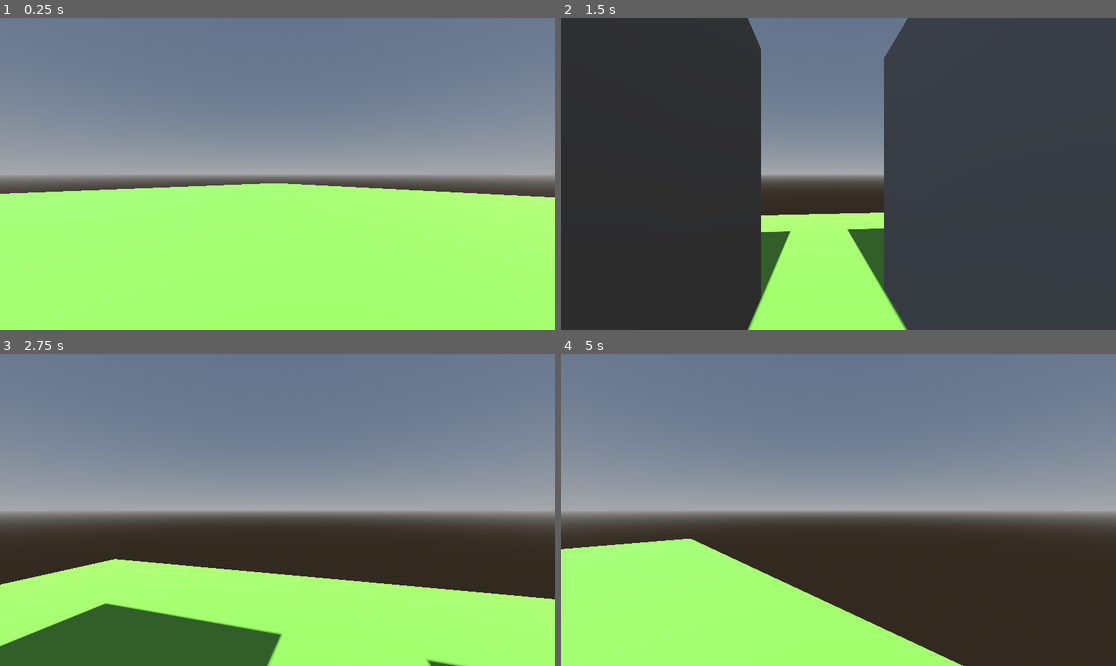
Above: before the commit, frames 1-4 (two rows, left to right).
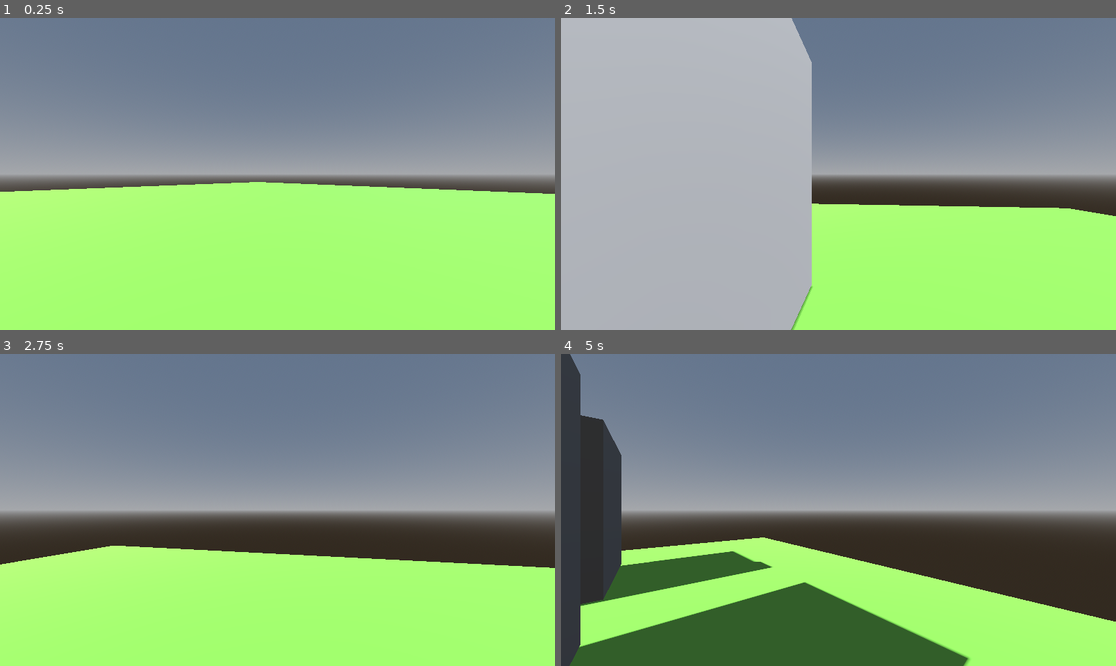
Above: after the commit, the same moments.

Repository: Xynthia/ShellShock
Game: Godot game, scene res://Scenes/testing_player_movement.tscn
The game is run twice, just before and just after one commit, with the same random seed, the same clock (stepped at 60 frames per second) and the same inputs.
Inputs (mouse positions are in pixels of both pictures, inside the frame that each line leads up to):
- Up to frame 1 (0.25 s): no input
- Up to frame 2 (1.5 s): move the mouse to (866, 174) at 0.52 s; hold D (TurnRight) 0.53-1.28 s; hold Alt (alt, bound only after the commit) 0.53-1.28 s; move the mouse to (810, 174) at 1.27 s; hold A (TurnLeft) from 1.28 s (still down); tap W (MoveFoward) at 1.35 s
- Up to frame 3 (2.75 s): tap Alt (alt, bound only after the commit) at 1.55 s; move the mouse to (288, 503) at 2.02 s; release A (TurnLeft) at 2.03 s; hold D (TurnRight) from 2.03 s (still down); hold Alt (alt, bound only after the commit) from 2.03 s (still down)
- Up to frame 4 (5 s): move the mouse to (832, 516) at 2.77 s; release Alt (alt, bound only after the commit) at 2.78 s; tap Alt (alt, bound only after the commit) at 2.85, 4.35 s; move the mouse to (877, 513) at 3.52 s; release D (TurnRight) at 3.53 s; hold Alt (alt, bound only after the commit) 3.53-4.28 s; hold A (TurnLeft) from 3.53 s (still down); tap W (MoveFoward) at 3.6 s; move the mouse to (794, 506) at 4.27 s

The runs differ from the first frame. In frame 1, 0.6% of the frame differs, in the area x 0-100%, y 52-58%; in frame 2, 85%, in the area x 0-100%, y 0-100%; in frame 3, 14%; in frame 4, 32%.

Commit message:
animation without flipping over
doesnt fully move over to the position of the visible on screen notifier.

but doesnt flip anymore

Diff:
--- a/Scenes/player.tscn
+++ b/Scenes/player.tscn
@@ -15,11 +15,12 @@
 
 [node name="Player" type="CharacterBody3D"]
 rotation_order = 0
+axis_lock_angular_y = true
 floor_block_on_wall = false
 script = ExtResource("1_v0iea")
 
 [node name="CollisionShape3D" type="CollisionShape3D" parent="."]
-transform = Transform3D(1.7, 0, 0, 0, 1.7, 0, 0, 0, 1.7, 0, 0, 0)
+transform = Transform3D(1.7, 0, 0, 0, -1.7, 1.4861872e-07, 0, -1.4861872e-07, -1.7, 0, 0, 0)
 rotation_order = 0
 shape = SubResource("CapsuleShape3D_f60y1")
 debug_color = Color(0.8522863, 0.0008484489, 0.89589584, 0.41960785)
@@ -30,6 +31,7 @@
 noise = SubResource("FastNoiseLite_cvnsp")
 
 [node name="Camera3D" type="Camera3D" parent="CameraPivot"]
+transform = Transform3D(-1, 0, 8.742278e-08, 0, 1, 0, -8.742278e-08, 0, -1, 0, 0, 0)
 
 [node name="CollisionShape3D" type="CollisionShape3D" parent="CameraPivot"]
 transform = Transform3D(10, 0, 0, 0, 10, 0, 0, 0, 10, 0, 0, 0)
--- a/Scripts/Player/player.gd
+++ b/Scripts/Player/player.gd
@@ -54,6 +54,9 @@
 
 	if Input.is_action_just_pressed("TurnRight"):
 		turn_to_walk_point(look_dir_2.RIGHT)
+
+	if Input.is_action_pressed("alt"):
+		Input.set_mouse_mode(Input.MOUSE_MODE_VISIBLE)
 
 	# Add the gravity.
 	if not is_on_floor():
@@ -123,15 +126,15 @@
 		match current_look_dir:
 			look_dir_3.LEFT:
 				if direction == look_dir_3.RIGHT:
-					look_to(walk_points_next_to_current_walk_point[look_dir_3.MIDDLE].position)
+					look_to(walk_points_next_to_current_walk_point[look_dir_3.MIDDLE])
 			look_dir_3.MIDDLE:
 				if direction == look_dir_3.LEFT:
-					look_to(walk_points_next_to_current_walk_point[look_dir_3.LEFT].position)
+					look_to(walk_points_next_to_current_walk_point[look_dir_3.LEFT])
 				else:
-					look_to(walk_points_next_to_current_walk_point[look_dir_3.RIGHT].position)
+					look_to(walk_points_next_to_current_walk_point[look_dir_3.RIGHT])
 			look_dir_3.RIGHT:
 				if direction == look_dir_3.LEFT:
-					look_to(walk_points_next_to_current_walk_point[look_dir_3.MIDDLE].position)
+					look_to(walk_points_next_to_current_walk_point[look_dir_3.MIDDLE])
 	else:
 		var current_look_dir : look_dir_2
 
@@ -146,17 +149,17 @@
 		match current_look_dir:
 			look_dir_2.LEFT:
 				if direction == look_dir_2.RIGHT:
-						look_to(walk_points_next_to_current_walk_point[look_dir_2.RIGHT].global_position)
+						look_to(walk_points_next_to_current_walk_point[look_dir_2.RIGHT])
 			look_dir_2.RIGHT:
 				if direction == look_dir_2.LEFT:
-						look_to(walk_points_next_to_current_walk_point[look_dir_2.LEFT].global_position)
+						look_to(walk_points_next_to_current_walk_point[look_dir_2.LEFT])
 
 func turn_to_walk_point_once_moved() -> void:
 	var points_next_to_current_point : Array = GameManager.walking_points.check_points_next_to_current_point(current_walk_point)
 
 	for walk_point : VisibleOnScreenNotifier3D in points_next_to_current_point:
 		if walk_point != last_walk_point:
-			look_to(walk_point.position)
+			look_to(walk_point)
 
 
 func move_to(new_position : Vector3) -> bool:
@@ -167,17 +170,22 @@
 
 	return tween.is_running()
 
+#doesnt fully move over to the position of the visible on screen notifier.
+func look_to(new_walk_point : VisibleOnScreenNotifier3D) -> void:
+	var look_at_pos : Node3D = Node3D.new()
+	look_at_pos.look_at_from_position(global_position ,new_walk_point.global_position, up_direction, true)
 
-func look_to(new_position : Vector3) -> void:
-	var direction = (new_position - global_position).normalized()
+	var vec1 = self.rotation
+	var vec2 = look_at_pos.rotation
 
-	var angle = atan2(direction.x, direction.z) + PI
+	var angle = vec1.signed_angle_to(vec2, Vector3.MODEL_FRONT)
 
-	#rotation.y = angle
-	var new_rotation = rotation
-	new_rotation.y = angle
+	var difference_in_degrees = angle_difference(vec1.y, vec2.y)
+	var new_rotation_degrees :Vector3
+	var degrees = rad_to_deg(difference_in_degrees)
 
+	new_rotation_degrees.y = degrees + rad_to_deg(vec1.y)
 
 	var tween = create_tween().set_trans(Tween.TRANS_LINEAR).set_ease(Tween.EASE_IN)
 
-	tween.tween_property(self, "rotation", new_rotation, time_to_turn)
+	tween.tween_property(self, "rotation_degrees", new_rotation_degrees , time_to_move)
--- a/project.godot
+++ b/project.godot
@@ -41,3 +41,8 @@
 "events": [Object(InputEventKey,"resource_local_to_scene":false,"resource_name":"","device":-1,"window_id":0,"alt_press …(191 unchanged characters)…
 ]
 }
+alt={
+"deadzone": 0.2,
+"events": [Object(InputEventKey,"resource_local_to_scene":false,"resource_name":"","device":0,"window_id":0,"alt_pressed":false,"shift_pressed":false,"ctrl_pressed":false,"meta_pressed":false,"pressed":false,"keycode":0,"physical_keycode":4194328,"key_label":0,"unicode":0,"location":0,"echo":false,"script":null)
+]
+}
